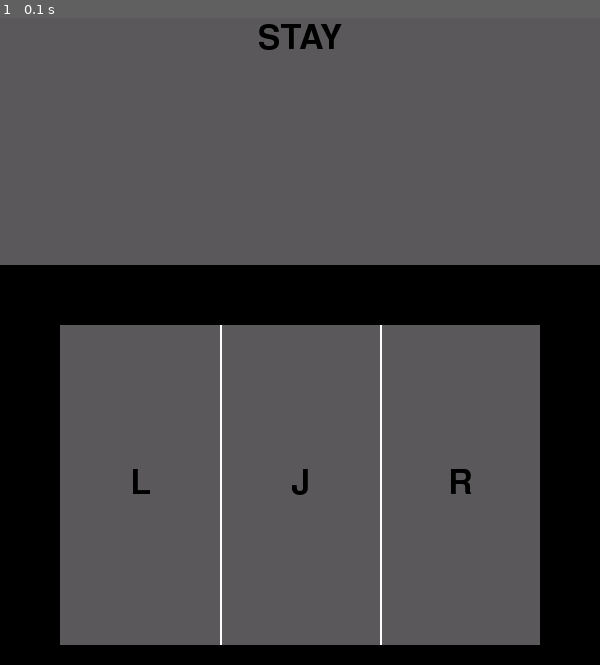
Above: before the commit, frame 1.
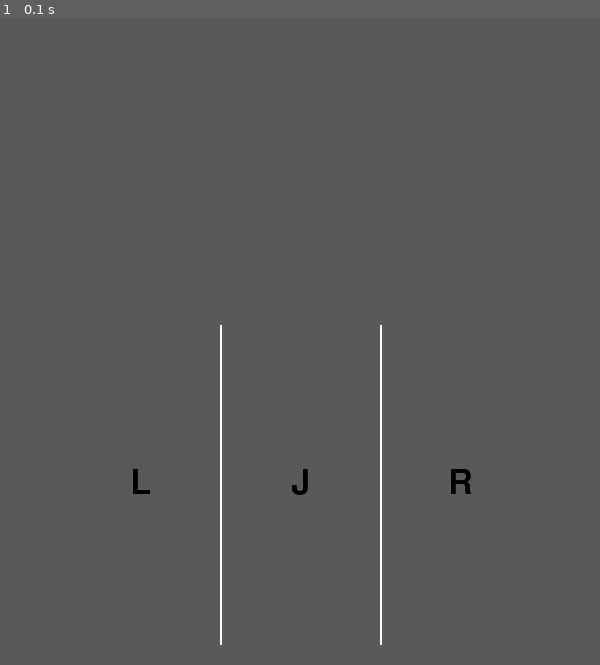
Above: after the commit, the same moment.

Repository: sota-inoue/Game
Game: pygame game, started from src/project/win_main.py
The game is run twice, just before and just after one commit, with the same random seed, the same clock (stepped at 60 frames per second) and the same inputs.
Inputs:
- Up to frame 1 (0.1 s): no input

The runs differ from the first frame. In frame 1, 23% of the frame differs, in the area x 0-100%, y 0-100%.

Commit message:
コード修正

Diff:
--- a/src/project/Screen/Display.py
+++ b/src/project/Screen/Display.py
@@ -10,8 +10,8 @@
 class GameDisplay:
     BACK_COLOR = (90, 90, 90)
     TEXT_COLOR = (0, 0, 0)
-    WIDTH = 600
-    HEIGHT = 450
+    WIDTH = 1920
+    HEIGHT = 1080
 
     def __init__(self):
         self.surface = pygame.Surface((self.WIDTH, self.HEIGHT), depth=16)
